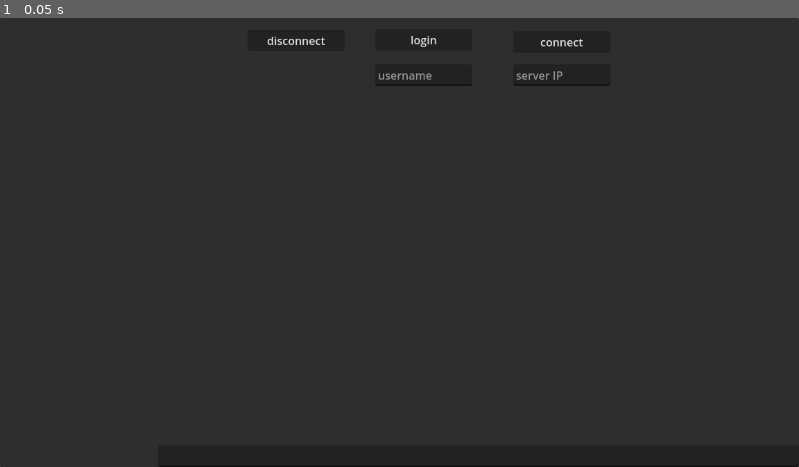
Above: before the commit, frame 1.
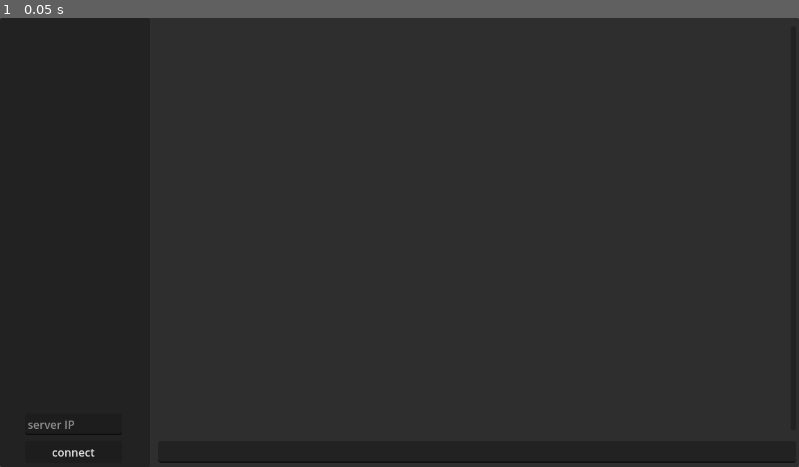
Above: after the commit, the same moment.

Repository: PiotrW01/ChatApp
Game: Godot game, scene res://main.tscn
The game is run twice, just before and just after one commit, with the same random seed, the same clock (stepped at 60 frames per second) and the same inputs.
Inputs:
- Up to frame 1 (0.05 s): no input

The runs differ from the first frame. In frame 1, 0.6% of the frame differs, in the area x 3-100%, y 4-100%.

Commit message:
Client UI improvements

Diff:
--- /dev/null
+++ b/GodotClient/buttons_connection.gd
@@ -0,0 +1,83 @@
+extends Control
+
+@onready var disconnect = $disconnect
+@onready var login = $LoginInput/login
+@onready var username_input = $LoginInput/username_input
+@onready var connect = $ConnectionInput/connect
+@onready var ip_input = $ConnectionInput/ip_input
+var URL = ""
+
+func _ready():
+	_reset_buttons()
+	Client.INSTANCE.disconnected.connect(_on_disconnect_button_down)
+	Client.INSTANCE.logged_in.connect(_on_logged_in)
+
+func _on_disconnect_button_down():
+	Client.INSTANCE.socket.close()
+	_clear_messages()
+	_clear_users()
+	_reset_buttons()
+
+
+func _on_login_button_down():
+	Client.INSTANCE.username = username_input.text
+	username_input.text = ""
+	if Client.INSTANCE.username == "":
+		return
+	var packet = {
+		"type": Client.INSTANCE.DataType.LOGIN,
+		"username": Client.INSTANCE.username,
+	}
+	if Client.INSTANCE.socket.get_ready_state() == WebSocketPeer.STATE_OPEN:
+		Client.INSTANCE.socket.send_text(JSON.stringify(packet))
+
+
+func _on_connect_button_down():
+	if Client.INSTANCE.socket.get_ready_state() != WebSocketPeer.STATE_CLOSED:
+		return
+	var ip: String = ip_input.text
+	ip_input.text = ""
+	if ip.ends_with("localhost") or ip == "":
+		URL = "ws://localhost:3000"
+	else:
+		URL = "wss://" + ip
+	Client.INSTANCE.socket.connect_to_url(URL)
+	Client.INSTANCE.set_process(true)
+
+	ip_input.editable = false
+	connect.disabled = true
+
+	while(true):
+		await get_tree().process_frame
+		if Client.INSTANCE.socket.get_ready_state() == WebSocketPeer.STATE_OPEN:
+			$ConnectionInput.visible = false
+
+			$LoginInput.visible = true
+			login.disabled = false
+			username_input.editable = true
+			return
+
+
+
+func _on_logged_in():
+	$LoginInput.visible = false
+	disconnect.visible = true
+	disconnect.disabled = false
+
+
+func _reset_buttons():
+	disconnect.visible = false
+	$LoginInput.visible = false
+	$ConnectionInput.visible = true
+	connect.disabled = false
+	ip_input.editable = true
+
+
+func _clear_messages():
+	for message in Client.INSTANCE.message_container.get_children():
+		message.queue_free()
+
+
+func _clear_users():
+	for child in Client.INSTANCE.user_container.get_children():
+		child.queue_free()
--- a/GodotClient/main.gd
+++ b/GodotClient/main.gd
@@ -1,21 +1,39 @@
+class_name Client
 extends Node2D
 
 var messageScene = preload("res://message.tscn")
 var displayedUserScene = preload("res://displayed_user.tscn")
 
 var socket = WebSocketPeer.new()
-var URL = "wss://"
 var json = JSON.new()
 
 var session_id = ""
 var username = ""
+static var INSTANCE
 
-@onready var user_container = %UserContainer
-@onready var message_container = %MessageContainer
-@onready var text_input = %TextInput
+@export var user_container: VBoxContainer
+@export var message_container: VBoxContainer
+@export var text_input: LineEdit
+@export var scroll_msg_container: ScrollContainer
+
+enum DataType{
+	INIT,
+	MESSAGE,
+	LOGIN,
+	USER_CONNECTED,
+	USER_DISCONNECTED,
+}
+
+
+signal logged_in
+signal disconnected
+
+func _init():
+	if INSTANCE == null:
+		INSTANCE = self
 
 func _ready():
-	socket.handshake_headers = ['user-agent: Mozilla']
+	#socket.handshake_headers = ['user-agent: Mozilla']
 	set_process(false)
 
 func _process(delta):
@@ -27,49 +45,17 @@
 			var result = json.parse(packet)
 			if result == OK:
 				var data = json.data
-				match data.type as DataType:
-					DataType.MESSAGE:
-						var message = messageScene.instantiate()
-						message.username = str(data.username)
-						message.text = str(data.message)
-						message_container.add_child(message)
-						if message_container.get_child_count() > 100:
-							message_container.get_child(0).queue_free()
-					DataType.LOGIN:
-						$CanvasLayer/Control/LineEdit.editable = false
-						$CanvasLayer/Control/login.disabled = true;
-
-						session_id = data.session_id
-						print("id assigned: ", session_id)
-						for username in data.users:
-							add_user_to_list(username)
-					DataType.USER_CONNECTED:
-						if data.username != username:
-							add_user_to_list(str(data.username))
-					DataType.USER_DISCONNECTED:
-						remove_user_from_list(str(data.username))
-					_:
-						push_warning("Received invalid data type: ", data.type)
-
+				_on_data_received(data)
 			else:
-				print(packet)
-
+				print("Could not parse data packet:", packet)
 	elif state == WebSocketPeer.STATE_CLOSING:
 		pass
 	elif state == WebSocketPeer.STATE_CLOSED:
 		var code = socket.get_close_code()
 		var reason = socket.get_close_reason()
 		print("Websocket closed with code: %d, reason: %s" % [code, reason])
+		emit_signal("disconnected")
 		set_process(false)
-
-
-func _on_button_down():
-	var array = PackedByteArray()
-	var val = 0x89
-	array.append(val)
-	array.append(0x00)
-	socket.put_packet(array)
-	#socket.send_text("message 9423")
 
 func _on_message_submitted(text):
 	text_input.text = ""
@@ -81,15 +67,19 @@
 	socket.send_text(JSON.stringify(packet))
 
 
-
-func _on_connect_button_down():
-	print(socket.get_ready_state())
-	if socket.get_ready_state() != WebSocketPeer.STATE_CLOSED:
-		return
-	URL += $CanvasLayer/Control/LineEdit2.text
-	$CanvasLayer/Control/LineEdit2.text = ""
-	socket.connect_to_url(URL)
-	set_process(true)
+func _on_data_received(data):
+	match data.type as DataType:
+		DataType.MESSAGE:
+			_resolve_message(data)
+		DataType.LOGIN:
+			_resolve_login(data)
+		DataType.USER_CONNECTED:
+			if data.username != username:
+				add_user_to_list(str(data.username))
+		DataType.USER_DISCONNECTED:
+			remove_user_from_list(str(data.username))
+		_:
+			push_warning("Received invalid data type: ", data.type)
 
 
 func add_user_to_list(username):
@@ -103,32 +93,19 @@
 		if child.name == username:
 			child.queue_free()
 
+func _resolve_message(data):
+	var message = messageScene.instantiate()
+	message.username = str(data.username)
+	message.text = str(data.message)
+	message_container.add_child(message)
+	if message_container.get_child_count() > 50:
+		message_container.get_child(0).queue_free()
+	await scroll_msg_container.get_v_scroll_bar().changed
+	scroll_msg_container.scroll_vertical = scroll_msg_container.get_v_scroll_bar().max_value
 
-
-func _on_login_button_down():
-	username = $CanvasLayer/Control/LineEdit.text
-	$CanvasLayer/Control/LineEdit.text = ""
-	var packet = {
-		"type": DataType.LOGIN,
-		"username": username,
-	}
-	socket.send_text(JSON.stringify(packet))
-
-
-enum DataType{
-	INIT,
-	MESSAGE,
-	LOGIN,
-	USER_CONNECTED,
-	USER_DISCONNECTED,
-}
-
-
-func _on_disconnect_button_down():
-	socket.close()
-	for child in user_container.get_children():
-		child.queue_free()
-	for message in message_container.get_children():
-		message.queue_free()
-	$CanvasLayer/Control/LineEdit.editable = true
-	$CanvasLayer/Control/login.disabled = false;
+func _resolve_login(data):
+	session_id = data.session_id
+	print("id assigned: ", session_id)
+	for username in data.users:
+		add_user_to_list(username)
+	emit_signal("logged_in")
--- a/GodotClient/main.tscn
+++ b/GodotClient/main.tscn
@@ -1,10 +1,16 @@
-[gd_scene load_steps=3 format=3 uid="uid://c0qfkwbesyuxh"]
+[gd_scene load_steps=4 format=3 uid="uid://c0qfkwbesyuxh"]
 
 [ext_resource type="Script" path="res://main.gd" id="1_x8enw"]
-[ext_resource type="PackedScene" uid="uid://c4o6lep73cw70" path="res://message.tscn" id="3_ptnma"]
+[ext_resource type="Script" path="res://buttons_connection.gd" id="2_4m1ns"]
 
-[node name="Main" type="Node2D"]
+[sub_resource type="StyleBoxEmpty" id="StyleBoxEmpty_jsms6"]
+
+[node name="Main" type="Node2D" node_paths=PackedStringArray("user_container", "message_container", "text_input", "scroll_msg_container")]
 script = ExtResource("1_x8enw")
+user_container = NodePath("CanvasLayer/Control/PanelContainer/SplitContainer/PanelContainer/MarginContainer/ScrollContainer/UserContainer")
+message_container = NodePath("CanvasLayer/Control/PanelContainer/SplitContainer/MarginContainer2/VBoxContainer/MarginContainer2/ScrollMessageContainer/MarginContainer/MessageContainer")
+text_input = NodePath("CanvasLayer/Control/PanelContainer/SplitContainer/MarginContainer2/VBoxContainer/TextInput")
+scroll_msg_container = NodePath("CanvasLayer/Control/PanelContainer/SplitContainer/MarginContainer2/VBoxContainer/MarginContainer2/ScrollMessageContainer")
 
 [node name="CanvasLayer" type="CanvasLayer" parent="."]
 
@@ -26,109 +32,160 @@
 
 [node name="SplitContainer" type="SplitContainer" parent="CanvasLayer/Control/PanelContainer"]
 layout_mode = 2
+dragger_visibility = 1
 
-[node name="MarginContainer" type="MarginContainer" parent="CanvasLayer/Control/PanelContainer/SplitContainer"]
+[node name="PanelContainer" type="PanelContainer" parent="CanvasLayer/Control/PanelContainer/SplitContainer"]
+layout_mode = 2
+
+[node name="MarginContainer" type="MarginContainer" parent="CanvasLayer/Control/PanelContainer/SplitContainer/PanelContainer"]
 custom_minimum_size = Vector2(216, 0)
 layout_mode = 2
 theme_override_constants/margin_left = 8
 theme_override_constants/margin_top = 12
 theme_override_constants/margin_bottom = 12
 
-[node name="ScrollContainer" type="ScrollContainer" parent="CanvasLayer/Control/PanelContainer/SplitContainer/MarginContainer"]
+[node name="ScrollContainer" type="ScrollContainer" parent="CanvasLayer/Control/PanelContainer/SplitContainer/PanelContainer/MarginContainer"]
 layout_mode = 2
 horizontal_scroll_mode = 0
 
-[node name="UserContainer" type="VBoxContainer" parent="CanvasLayer/Control/PanelContainer/SplitContainer/MarginContainer/ScrollContainer"]
-unique_name_in_owner = true
+[node name="UserContainer" type="VBoxContainer" parent="CanvasLayer/Control/PanelContainer/SplitContainer/PanelContainer/MarginContainer/ScrollContainer"]
 clip_contents = true
 layout_mode = 2
 size_flags_vertical = 0
 theme_override_constants/separation = 8
 
-[node name="VBoxContainer" type="VBoxContainer" parent="CanvasLayer/Control/PanelContainer/SplitContainer"]
+[node name="MarginContainer2" type="MarginContainer" parent="CanvasLayer/Control/PanelContainer/SplitContainer"]
+layout_mode = 2
+theme_override_constants/margin_right = 4
+theme_override_constants/margin_bottom = 6
+
+[node name="VBoxContainer" type="VBoxContainer" parent="CanvasLayer/Control/PanelContainer/SplitContainer/MarginContainer2"]
 layout_mode = 2
 
-[node name="MarginContainer2" type="MarginContainer" parent="CanvasLayer/Control/PanelContainer/SplitContainer/VBoxContainer"]
+[node name="MarginContainer2" type="MarginContainer" parent="CanvasLayer/Control/PanelContainer/SplitContainer/MarginContainer2/VBoxContainer"]
 layout_mode = 2
 size_flags_vertical = 3
 theme_override_constants/margin_left = 8
 theme_override_constants/margin_top = 12
-theme_override_constants/margin_right = 24
 theme_override_constants/margin_bottom = 12
 
-[node name="ScrollContainer" type="ScrollContainer" parent="CanvasLayer/Control/PanelContainer/SplitContainer/VBoxContainer/MarginContainer2"]
+[node name="ScrollMessageContainer" type="ScrollContainer" parent="CanvasLayer/Control/PanelContainer/SplitContainer/MarginContainer2/VBoxContainer/MarginContainer2"]
 layout_mode = 2
 horizontal_scroll_mode = 0
+vertical_scroll_mode = 2
 
-[node name="MessageContainer" type="VBoxContainer" parent="CanvasLayer/Control/PanelContainer/SplitContainer/VBoxContainer/MarginContainer2/ScrollContainer"]
-unique_name_in_owner = true
+[node name="MarginContainer" type="MarginContainer" parent="CanvasLayer/Control/PanelContainer/SplitContainer/MarginContainer2/VBoxContainer/MarginContainer2/ScrollMessageContainer"]
+layout_mode = 2
+size_flags_horizontal = 3
+size_flags_vertical = 10
+theme_override_constants/margin_right = 8
+
+[node name="MessageContainer" type="VBoxContainer" parent="CanvasLayer/Control/PanelContainer/SplitContainer/MarginContainer2/VBoxContainer/MarginContainer2/ScrollMessageContainer/MarginContainer"]
 clip_contents = true
 layout_mode = 2
 size_flags_horizontal = 3
 size_flags_vertical = 10
 theme_override_constants/separation = 8
 
-[node name="Control" parent="CanvasLayer/Control/PanelContainer/SplitContainer/VBoxContainer/MarginContainer2/ScrollContainer/MessageContainer" instance=ExtResource("3_ptnma")]
-layout_mode = 2
-size_flags_horizontal = 1
-
-[node name="TextInput" type="LineEdit" parent="CanvasLayer/Control/PanelContainer/SplitContainer/VBoxContainer"]
-unique_name_in_owner = true
+[node name="TextInput" type="LineEdit" parent="CanvasLayer/Control/PanelContainer/SplitContainer/MarginContainer2/VBoxContainer"]
 layout_mode = 2
 
-[node name="disconnect" type="Button" parent="CanvasLayer/Control"]
+[node name="Control2" type="Control" parent="CanvasLayer"]
+layout_mode = 3
+anchors_preset = 2
+anchor_top = 1.0
+anchor_bottom = 1.0
+offset_top = -98.0
+offset_right = 216.0
+grow_vertical = 0
+script = ExtResource("2_4m1ns")
+metadata/_edit_use_anchors_ = true
+
+[node name="ConnectionInput" type="Control" parent="CanvasLayer/Control2"]
+layout_mode = 1
+anchor_right = 1.0
+anchor_bottom = 1.01
+offset_bottom = -0.979996
+grow_vertical = 0
+
+[node name="connect" type="Button" parent="CanvasLayer/Control2/ConnectionInput"]
 custom_minimum_size = Vector2(140, 0)
 layout_mode = 2
-offset_left = 357.0
-offset_top = 17.0
-offset_right = 497.0
-offset_bottom = 48.0
-grow_horizontal = 2
-grow_vertical = 2
+anchor_right = 1.0
+anchor_bottom = 1.01
+offset_left = 36.0
+offset_top = 61.0
+offset_right = -40.0
+offset_bottom = -6.98
+grow_vertical = 0
 focus_mode = 0
-text = "disconnect"
+text = "connect"
 
-[node name="login" type="Button" parent="CanvasLayer/Control"]
+[node name="ip_input" type="LineEdit" parent="CanvasLayer/Control2/ConnectionInput"]
+layout_mode = 1
+anchors_preset = -1
+anchor_right = 1.0
+anchor_bottom = 1.01
+offset_left = 36.0
+offset_top = 21.0
+offset_right = -40.0
+offset_bottom = -46.98
+focus_mode = 1
+mouse_filter = 1
+theme_override_styles/focus = SubResource("StyleBoxEmpty_jsms6")
+placeholder_text = "server IP"
+
+[node name="LoginInput" type="Control" parent="CanvasLayer/Control2"]
+layout_mode = 1
+anchor_right = 1.0
+anchor_bottom = 1.01
+offset_bottom = -0.979996
+grow_vertical = 0
+
+[node name="login" type="Button" parent="CanvasLayer/Control2/LoginInput"]
 custom_minimum_size = Vector2(140, 0)
 layout_mode = 2
-offset_left = 541.0
-offset_top = 16.0
-offset_right = 681.0
-offset_bottom = 47.0
+anchor_right = 1.0
+anchor_bottom = 1.01
+offset_left = 36.0
+offset_top = 61.0
+offset_right = -40.0
+offset_bottom = -6.98
 grow_horizontal = 2
 grow_vertical = 2
 focus_mode = 0
 text = "login"
 
-[node name="connect" type="Button" parent="CanvasLayer/Control"]
+[node name="username_input" type="LineEdit" parent="CanvasLayer/Control2/LoginInput"]
+layout_mode = 1
+anchors_preset = -1
+anchor_top = 0.158
+anchor_right = 0.963
+anchor_bottom = 1.01
+offset_left = 36.0
+offset_top = 5.516
+offset_right = -32.008
+offset_bottom = -46.98
+grow_horizontal = 2
+grow_vertical = 2
+focus_mode = 1
+mouse_filter = 1
+placeholder_text = "username"
+
+[node name="disconnect" type="Button" parent="CanvasLayer/Control2"]
 custom_minimum_size = Vector2(140, 0)
 layout_mode = 2
-offset_left = 740.0
-offset_top = 19.0
-offset_right = 880.0
-offset_bottom = 50.0
-grow_horizontal = 2
-grow_vertical = 2
+anchor_right = 1.0
+anchor_bottom = 1.01
+offset_left = 36.0
+offset_top = 61.0
+offset_right = -40.0
+offset_bottom = -6.98
+grow_vertical = 0
 focus_mode = 0
-text = "connect"
+text = "disconnect"
 
-[node name="LineEdit" type="LineEdit" parent="CanvasLayer/Control"]
-layout_mode = 0
-offset_left = 541.0
-offset_top = 67.0
-offset_right = 681.0
-offset_bottom = 98.0
-placeholder_text = "username"
-
-[node name="LineEdit2" type="LineEdit" parent="CanvasLayer/Control"]
-layout_mode = 0
-offset_left = 740.0
-offset_top = 67.0
-offset_right = 880.0
-offset_bottom = 98.0
-placeholder_text = "server IP"
-
-[connection signal="text_submitted" from="CanvasLayer/Control/PanelContainer/SplitContainer/VBoxContainer/TextInput" to="." method="_on_message_submitted"]
-[connection signal="button_down" from="CanvasLayer/Control/disconnect" to="." method="_on_disconnect_button_down"]
-[connection signal="button_down" from="CanvasLayer/Control/login" to="." method="_on_login_button_down"]
-[connection signal="button_down" from="CanvasLayer/Control/connect" to="." method="_on_connect_button_down"]
+[connection signal="text_submitted" from="CanvasLayer/Control/PanelContainer/SplitContainer/MarginContainer2/VBoxContainer/TextInput" to="." method="_on_message_submitted"]
+[connection signal="button_down" from="CanvasLayer/Control2/ConnectionInput/connect" to="CanvasLayer/Control2" method="_on_connect_button_down"]
+[connection signal="button_down" from="CanvasLayer/Control2/LoginInput/login" to="CanvasLayer/Control2" method="_on_login_button_down"]
+[connection signal="button_down" from="CanvasLayer/Control2/disconnect" to="CanvasLayer/Control2" method="_on_disconnect_button_down"]
Not shown, changed: GodotClient/export_presets.cfg
